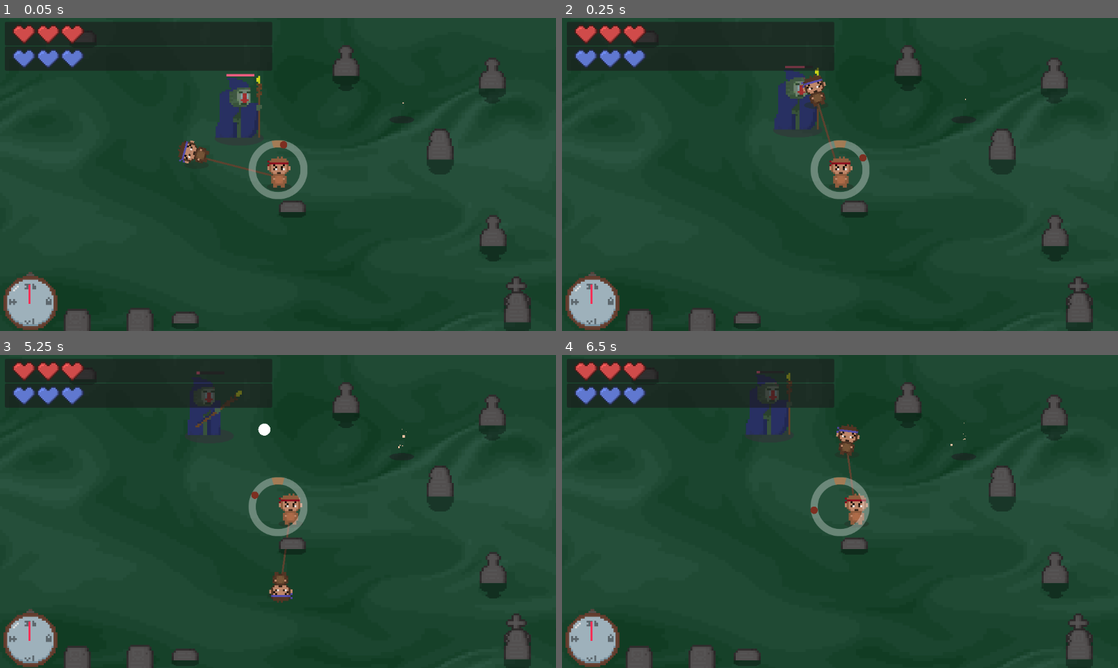
Above: before the commit, frames 1-4 (two rows, left to right).
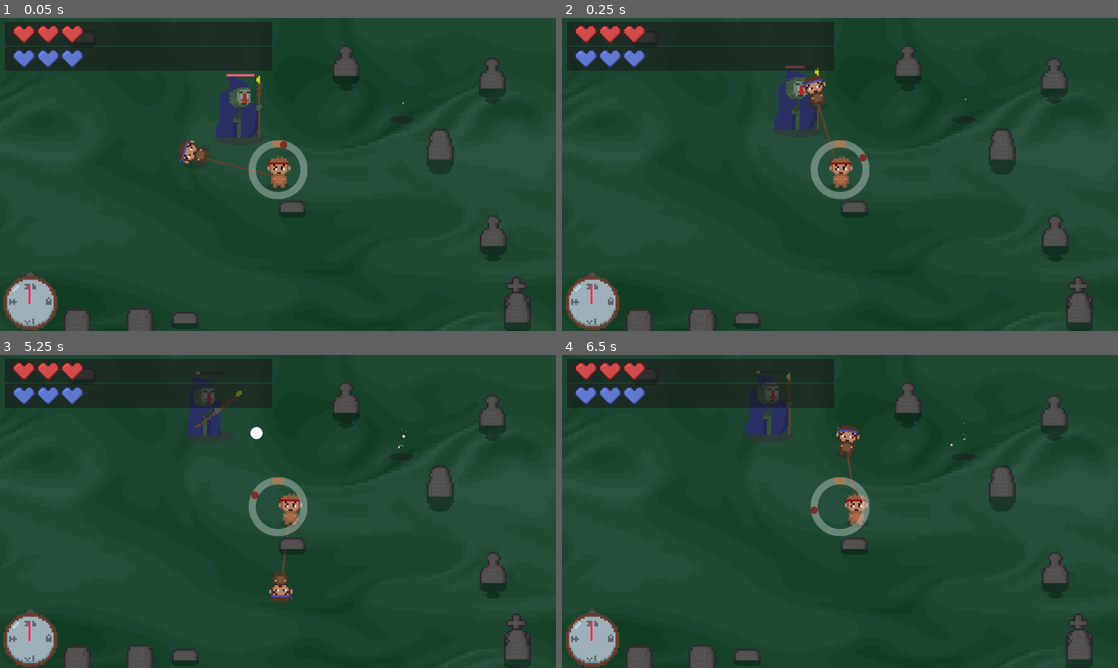
Above: after the commit, the same moments.

Repository: arrowira/cookiejam4
Game: Godot game, scene res://scenes/main.tscn
The game is run twice, just before and just after one commit, with the same random seed, the same clock (stepped at 60 frames per second) and the same inputs.
Inputs (mouse positions are in pixels of both pictures, inside the frame that each line leads up to):
- Up to frame 1 (0.05 s): no input
- Up to frame 2 (0.25 s): no input
- Up to frame 3 (5.25 s): move the mouse to (400, 495) at 0.52 s; tap C (c) at 0.6, 3.05, 3.6 s; tap E (e) at 0.8, 1.35, 3.8, 5.1 s; move the mouse to (166, 527) at 1.27 s; tap K (k) at 1.55, 2.1, 4.55 s; move the mouse to (333, 442) at 2.02 s; tap X (x) at 2.3, 2.85 s; move the mouse to (250, 574) at 2.77 s; move the mouse to (444, 558) at 3.52 s; move the mouse to (111, 464) at 4.27 s; click (111, 464) at 4.35 s; move the mouse to (305, 511) at 5.02 s
- Up to frame 4 (6.5 s): tap X (x) at 5.3 s; move the mouse to (756, 433) at 5.77 s; tap K (k) at 5.85 s; tap C (c) at 6.05 s

The runs differ from the first frame. In frame 3, 0.1% of the frame differs, in the area x 45-49%, y 21-27%; in frame 4, nothing differs.

Commit message:
enemy related polish

Diff:
--- a/cookie-jam-4/scenes/grunt.tscn
+++ b/cookie-jam-4/scenes/grunt.tscn
@@ -52,23 +52,6 @@
 "values": [Color(0.21176471, 0.18431373, 0.22352941, 0.50980395)]
 }
 
-[sub_resource type="Animation" id="Animation_6upo6"]
-resource_name = "walk"
-length = 0.6
-loop_mode = 1
-tracks/0/type = "value"
-tracks/0/imported = false
-tracks/0/enabled = true
-tracks/0/path = NodePath("Icon:frame")
-tracks/0/interp = 1
-tracks/0/loop_wrap = true
-tracks/0/keys = {
-"times": PackedFloat32Array(0, 0.06666667, 0.13333334, 0.2, 0.26666668, 0.33333334, 0.4, 0.46666667, 0.53333336, 0.6),
-"transitions": PackedFloat32Array(1, 1, 1, 1, 1, 1, 1, 1, 1, 1),
-"update": 1,
-"values": [0, 1, 2, 3, 4, 5, 6, 7, 8, 9]
-}
-
 [sub_resource type="Animation" id="Animation_jjune"]
 resource_name = "die"
 length = 0.7
@@ -109,6 +92,23 @@
 "values": [Color(0.21176471, 0.18431373, 0.22352941, 0.50980395), Color(0.21176471, 0.18431373, 0.22352941, 0)]
 }
 
+[sub_resource type="Animation" id="Animation_6upo6"]
+resource_name = "walk"
+length = 0.6
+loop_mode = 1
+tracks/0/type = "value"
+tracks/0/imported = false
+tracks/0/enabled = true
+tracks/0/path = NodePath("Icon:frame")
+tracks/0/interp = 1
+tracks/0/loop_wrap = true
+tracks/0/keys = {
+"times": PackedFloat32Array(0, 0.06666667, 0.13333334, 0.2, 0.26666668, 0.33333334, 0.4, 0.46666667, 0.53333336, 0.6),
+"transitions": PackedFloat32Array(1, 1, 1, 1, 1, 1, 1, 1, 1, 1),
+"update": 1,
+"values": [0, 1, 2, 3, 4, 5, 6, 7, 8, 9]
+}
+
 [sub_resource type="AnimationLibrary" id="AnimationLibrary_jjune"]
 _data = {
 &"RESET": SubResource("Animation_t8odd"),
@@ -125,7 +125,7 @@
 [node name="Icon" type="Sprite2D" parent="."]
 modulate = Color(0.5411765, 0.7882353, 0.5137255, 1)
 texture_filter = 1
-position = Vector2(-1, -1)
+position = Vector2(-1, -73.99999)
 scale = Vector2(10, 10)
 texture = ExtResource("2_6upo6")
 hframes = 10
@@ -139,7 +139,7 @@
 texture = ExtResource("2_t8odd")
 
 [node name="CollisionShape2D" type="CollisionShape2D" parent="."]
-position = Vector2(0, -2.5)
+position = Vector2(-1, -52)
 shape = SubResource("RectangleShape2D_6upo6")
 
 [node name="knockback" type="Timer" parent="."]
@@ -148,9 +148,9 @@
 
 [node name="healthBar" type="ProgressBar" parent="."]
 offset_left = -75.0
-offset_top = -83.0
+offset_top = -167.0
 offset_right = 71.0
-offset_bottom = -70.0
+offset_bottom = -154.0
 theme_override_styles/background = SubResource("StyleBoxFlat_6upo6")
 theme_override_styles/fill = SubResource("StyleBoxFlat_t8odd")
 show_percentage = false
@@ -165,5 +165,10 @@
 wait_time = 4.0
 one_shot = true
 
+[node name="spawnin" type="Timer" parent="."]
+wait_time = 0.5
+one_shot = true
+
 [connection signal="timeout" from="knockback" to="." method="_on_knockback_timeout"]
 [connection signal="timeout" from="deathTimer" to="." method="_on_death_timer_timeout"]
+[connection signal="timeout" from="spawnin" to="." method="_on_spawnin_timeout"]
--- a/cookie-jam-4/scenes/necromancer.tscn
+++ b/cookie-jam-4/scenes/necromancer.tscn
@@ -6,29 +6,6 @@
 
 [sub_resource type="RectangleShape2D" id="RectangleShape2D_6upo6"]
 size = Vector2(122, 123)
-
-[sub_resource type="StyleBoxFlat" id="StyleBoxFlat_6upo6"]
-bg_color = Color(0.18717611, 0.18717617, 0.18717602, 1)
-
-[sub_resource type="StyleBoxFlat" id="StyleBoxFlat_t8odd"]
-bg_color = Color(0.9577791, 0.36502913, 0.49762583, 1)
-
-[sub_resource type="Animation" id="Animation_1doho"]
-resource_name = "walk"
-length = 0.36
-loop_mode = 1
-tracks/0/type = "value"
-tracks/0/imported = false
-tracks/0/enabled = true
-tracks/0/path = NodePath("Icon:frame")
-tracks/0/interp = 1
-tracks/0/loop_wrap = true
-tracks/0/keys = {
-"times": PackedFloat32Array(0, 0.09, 0.18, 0.27),
-"transitions": PackedFloat32Array(1, 1, 1, 1),
-"update": 1,
-"values": [9, 10, 11, 12]
-}
 
 [sub_resource type="Animation" id="Animation_2f7wm"]
 length = 0.001
@@ -55,6 +32,22 @@
 "transitions": PackedFloat32Array(1),
 "update": 0,
 "values": [Color(1, 1, 1, 1)]
+}
+
+[sub_resource type="Animation" id="Animation_k0f2p"]
+resource_name = "ability"
+length = 0.5
+tracks/0/type = "value"
+tracks/0/imported = false
+tracks/0/enabled = true
+tracks/0/path = NodePath("Icon:frame")
+tracks/0/interp = 1
+tracks/0/loop_wrap = true
+tracks/0/keys = {
+"times": PackedFloat32Array(0, 0.033333335, 0.06666667, 0.10000001, 0.13333334, 0.16666667, 0.36666667, 0.4029727),
+"transitions": PackedFloat32Array(1, 1, 1, 1, 1, 1, 1, 1),
+"update": 1,
+"values": [1, 2, 3, 4, 5, 6, 3, 1]
 }
 
 [sub_resource type="Animation" id="Animation_7x4sw"]
@@ -85,9 +78,10 @@
 "values": [Color(1, 1, 1, 1), Color(1, 1, 1, 1), Color(1, 1, 1, 0)]
 }
 
-[sub_resource type="Animation" id="Animation_k0f2p"]
-resource_name = "ability"
-length = 0.5
+[sub_resource type="Animation" id="Animation_1doho"]
+resource_name = "walk"
+length = 0.36
+loop_mode = 1
 tracks/0/type = "value"
 tracks/0/imported = false
 tracks/0/enabled = true
@@ -95,10 +89,10 @@
 tracks/0/interp = 1
 tracks/0/loop_wrap = true
 tracks/0/keys = {
-"times": PackedFloat32Array(0, 0.033333335, 0.06666667, 0.10000001, 0.13333334, 0.16666667, 0.36666667, 0.4029727),
-"transitions": PackedFloat32Array(1, 1, 1, 1, 1, 1, 1, 1),
+"times": PackedFloat32Array(0, 0.09, 0.18, 0.27),
+"transitions": PackedFloat32Array(1, 1, 1, 1),
 "update": 1,
-"values": [1, 2, 3, 4, 5, 6, 3, 1]
+"values": [9, 10, 11, 12]
 }
 
 [sub_resource type="AnimationLibrary" id="AnimationLibrary_7x4sw"]
@@ -109,6 +103,12 @@
 &"walk": SubResource("Animation_1doho")
 }
 
+[sub_resource type="StyleBoxFlat" id="StyleBoxFlat_6upo6"]
+bg_color = Color(0.18717611, 0.18717617, 0.18717602, 1)
+
+[sub_resource type="StyleBoxFlat" id="StyleBoxFlat_t8odd"]
+bg_color = Color(0.9577791, 0.36502913, 0.49762583, 1)
+
 [node name="necromancer" type="RigidBody2D"]
 mass = 10.0
 gravity_scale = 0.0
@@ -117,7 +117,7 @@
 
 [node name="Icon" type="Sprite2D" parent="."]
 texture_filter = 1
-position = Vector2(-1, -1)
+position = Vector2(-1, -79.99999)
 scale = Vector2(10, 10)
 texture = ExtResource("2_2f7wm")
 hframes = 9
@@ -140,15 +140,6 @@
 
 [node name="grunt" type="Node" parent="."]
 
-[node name="healthBar" type="ProgressBar" parent="."]
-offset_left = -75.0
-offset_top = -83.0
-offset_right = 71.0
-offset_bottom = -70.0
-theme_override_styles/background = SubResource("StyleBoxFlat_6upo6")
-theme_override_styles/fill = SubResource("StyleBoxFlat_t8odd")
-show_percentage = false
-
 [node name="deathTimer" type="Timer" parent="."]
 wait_time = 4.0
 one_shot = true
@@ -169,6 +160,15 @@
 [node name="abilityAnimationTime" type="Timer" parent="."]
 wait_time = 0.8
 
+[node name="healthBar" type="ProgressBar" parent="."]
+offset_left = -75.0
+offset_top = -175.0
+offset_right = 71.0
+offset_bottom = -162.0
+theme_override_styles/background = SubResource("StyleBoxFlat_6upo6")
+theme_override_styles/fill = SubResource("StyleBoxFlat_t8odd")
+show_percentage = false
+
 [connection signal="timeout" from="knockback" to="." method="_on_knockback_timeout"]
 [connection signal="timeout" from="deathTimer" to="." method="_on_death_timer_timeout"]
 [connection signal="timeout" from="abCD" to="." method="_on_ab_cd_timeout"]
--- a/cookie-jam-4/scenes/wizardA.tscn
+++ b/cookie-jam-4/scenes/wizardA.tscn
@@ -12,23 +12,6 @@
 
 [sub_resource type="StyleBoxFlat" id="StyleBoxFlat_t8odd"]
 bg_color = Color(0.9577791, 0.36502913, 0.49762583, 1)
-
-[sub_resource type="Animation" id="Animation_0onml"]
-resource_name = "walk"
-length = 0.8
-loop_mode = 1
-tracks/0/type = "value"
-tracks/0/imported = false
-tracks/0/enabled = true
-tracks/0/path = NodePath("Icon:frame")
-tracks/0/interp = 1
-tracks/0/loop_wrap = true
-tracks/0/keys = {
-"times": PackedFloat32Array(0, 0.099999994, 0.2, 0.3, 0.4, 0.5, 0.6, 0.7),
-"transitions": PackedFloat32Array(1, 1, 1, 1, 1, 1, 1, 1),
-"update": 1,
-"values": [0, 1, 2, 3, 4, 5, 6, 7]
-}
 
 [sub_resource type="Animation" id="Animation_huwsb"]
 length = 0.001
@@ -55,6 +38,22 @@
 "transitions": PackedFloat32Array(1),
 "update": 0,
 "values": [Color(1, 1, 1, 1)]
+}
+
+[sub_resource type="Animation" id="Animation_6jpsh"]
+resource_name = "cast"
+length = 0.7
+tracks/0/type = "value"
+tracks/0/imported = false
+tracks/0/enabled = true
+tracks/0/path = NodePath("Icon:frame")
+tracks/0/interp = 1
+tracks/0/loop_wrap = true
+tracks/0/keys = {
+"times": PackedFloat32Array(0, 0.06666667, 0.13333334, 0.2, 0.26666668, 0.56666666, 0.6333333),
+"transitions": PackedFloat32Array(1, 1, 1, 1, 1, 1, 1),
+"update": 1,
+"values": [14, 15, 16, 17, 18, 15, 14]
 }
 
 [sub_resource type="Animation" id="Animation_ukpps"]
@@ -84,9 +83,10 @@
 "values": [Color(1, 1, 1, 1), Color(1, 1, 1, 0)]
 }
 
-[sub_resource type="Animation" id="Animation_6jpsh"]
-resource_name = "cast"
-length = 0.7
+[sub_resource type="Animation" id="Animation_0onml"]
+resource_name = "walk"
+length = 0.8
+loop_mode = 1
 tracks/0/type = "value"
 tracks/0/imported = false
 tracks/0/enabled = true
@@ -94,10 +94,10 @@
 tracks/0/interp = 1
 tracks/0/loop_wrap = true
 tracks/0/keys = {
-"times": PackedFloat32Array(0, 0.06666667, 0.13333334, 0.2, 0.26666668, 0.56666666, 0.6333333),
-"transitions": PackedFloat32Array(1, 1, 1, 1, 1, 1, 1),
+"times": PackedFloat32Array(0, 0.099999994, 0.2, 0.3, 0.4, 0.5, 0.6, 0.7),
+"transitions": PackedFloat32Array(1, 1, 1, 1, 1, 1, 1, 1),
 "update": 1,
-"values": [14, 15, 16, 17, 18, 15, 14]
+"values": [0, 1, 2, 3, 4, 5, 6, 7]
 }
 
 [sub_resource type="AnimationLibrary" id="AnimationLibrary_ukpps"]
--- a/cookie-jam-4/scripts/grunt.gd
+++ b/cookie-jam-4/scripts/grunt.gd
@@ -11,6 +11,8 @@
 var speed = 1.5
 
 func _ready() -> void:
+	frozen=true
+	$spawnin.start()
 	$healthBar.value = 100
 
 	$Icon.modulate.b -= randf()/3.0
@@ -37,6 +39,7 @@
 		position+=towardsPlayer*speed*Engine.time_scale
 
 func death():
+	$CollisionShape2D.queue_free()
 	dead = true
 	frozen = true
 	var ghost = pGhost.instantiate()
@@ -73,3 +76,7 @@
 
 func _on_death_timer_timeout() -> void:
 	queue_free()
+
+
+func _on_spawnin_timeout() -> void:
+	frozen=false
--- a/cookie-jam-4/scripts/necromancer.gd
+++ b/cookie-jam-4/scripts/necromancer.gd
@@ -62,6 +62,7 @@
 		position+=towardsPlayer*speed*Engine.time_scale + Vector2(cos(t), sin(t))
 
 func death():
+	$CollisionShape2D.queue_free()
 	dead = true
 	frozen = true
 	var ghost = pGhost.instantiate()
--- a/cookie-jam-4/scripts/wizard_a.gd
+++ b/cookie-jam-4/scripts/wizard_a.gd
@@ -19,18 +19,17 @@
 func _ready() -> void:
 	$healthBar.value = 100
 
-	$Icon.modulate.b -= randf()/3.0
 
 # Called every frame. 'delta' is the elapsed time since the previous frame.
 func _process(delta: float) -> void:
 
-	if !frozen:
+	if !frozen and !dead:
 		if isCasting and !orbIn:
 			if $castTime.time_left < 0.5:
 				orbIn = true
 				var orb = pOrb.instantiate()
 				orb.global_position = $Icon/orbSpot.global_position
-				orb.rotation = atan2(global_position.y-player.y, global_position.x-player.x)
+				orb.rotation = atan2($Icon/orbSpot.global_position.y-player.y, $Icon/orbSpot.global_position.x-player.x)
 				get_parent().get_parent().add_child(orb)
 
 		if isWalking:
@@ -110,7 +109,7 @@
 	else:
 		if !isCasting:
 			isWalking=true
-	if !isWalking and randf() < 0.3 and !isCasting:
+	if !isWalking and randf() < 0.5 and !isCasting:
 		cast()
 
 
